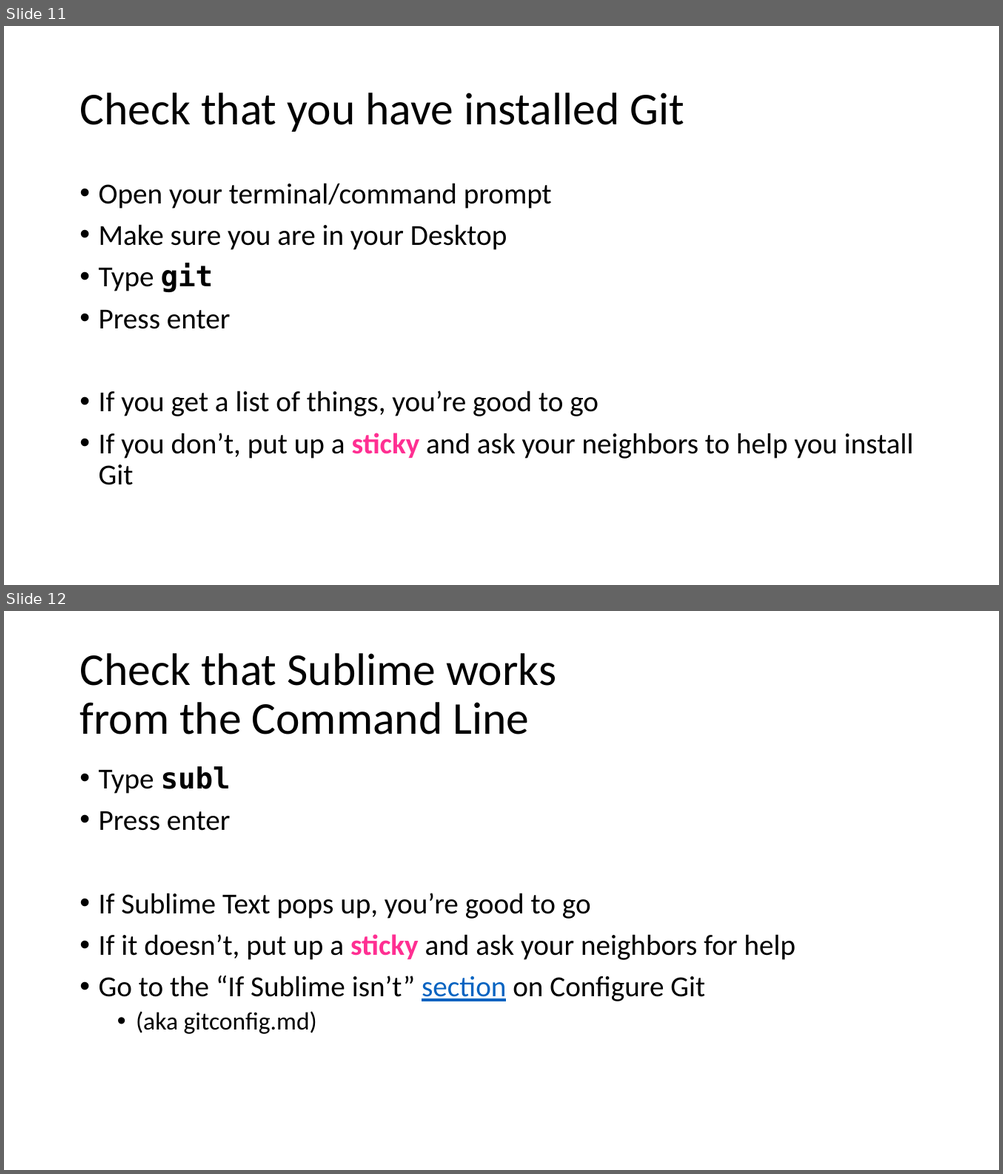
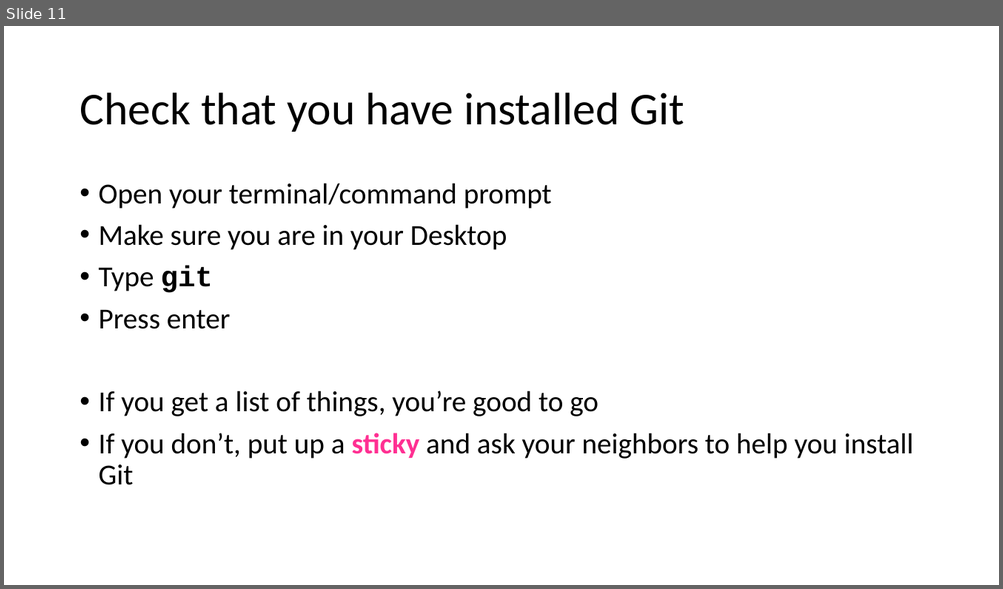
Before and after one commit to jojokarlin/Git_DRI_Jan_2017, a slide deck: GitPres.pptx. Shown one above the other, each under a label of ours: slides 11 and 12 before the commit, slide 11 after it. The pictures are 1003x1174 and 1003x589 pixels, drawn with LibreOffice and Linux fonts; fonts in the diff are those of the drawing. Boxes give left, top, right and bottom in pixels: in the first picture for what was removed or moved away, otherwise in the second. Text is boxed around its words. In the diff, an @@ line names an element or a change of style, - is before the commit and + after.

Commit message:
updates during afternoon session, rm subl

```diff
--- a/GitPres.pptx
+++ b/GitPres.pptx
@@ slide 12 removed at (4, 611, 999, 1170), background #FFFFFF @@
@@ title removed at (79, 653, 556, 735) @@
-Check that Sublime works
-from the Command Line
@@ text removed at (99, 766, 796, 1034) @@
-• Type subl
-• Press enter
-• If Sublime Text pops up, you’re good to go
-• If it doesn’t, put up a sticky and ask your neighbors for help
-• Go to the “If Sublime isn’t” section on Configure Git
-  • (aka gitconfig.md)
@@ slide 11 changed as well @@
@@ text "Open your terminal/command prompt" at (99, 183, 913, 486): font DejaVu Sans Mono to Courier New in "git"; less space between paragraphs @@
```
Also in this commit, not shown: 27 other slides changed, 1 other slide removed.
